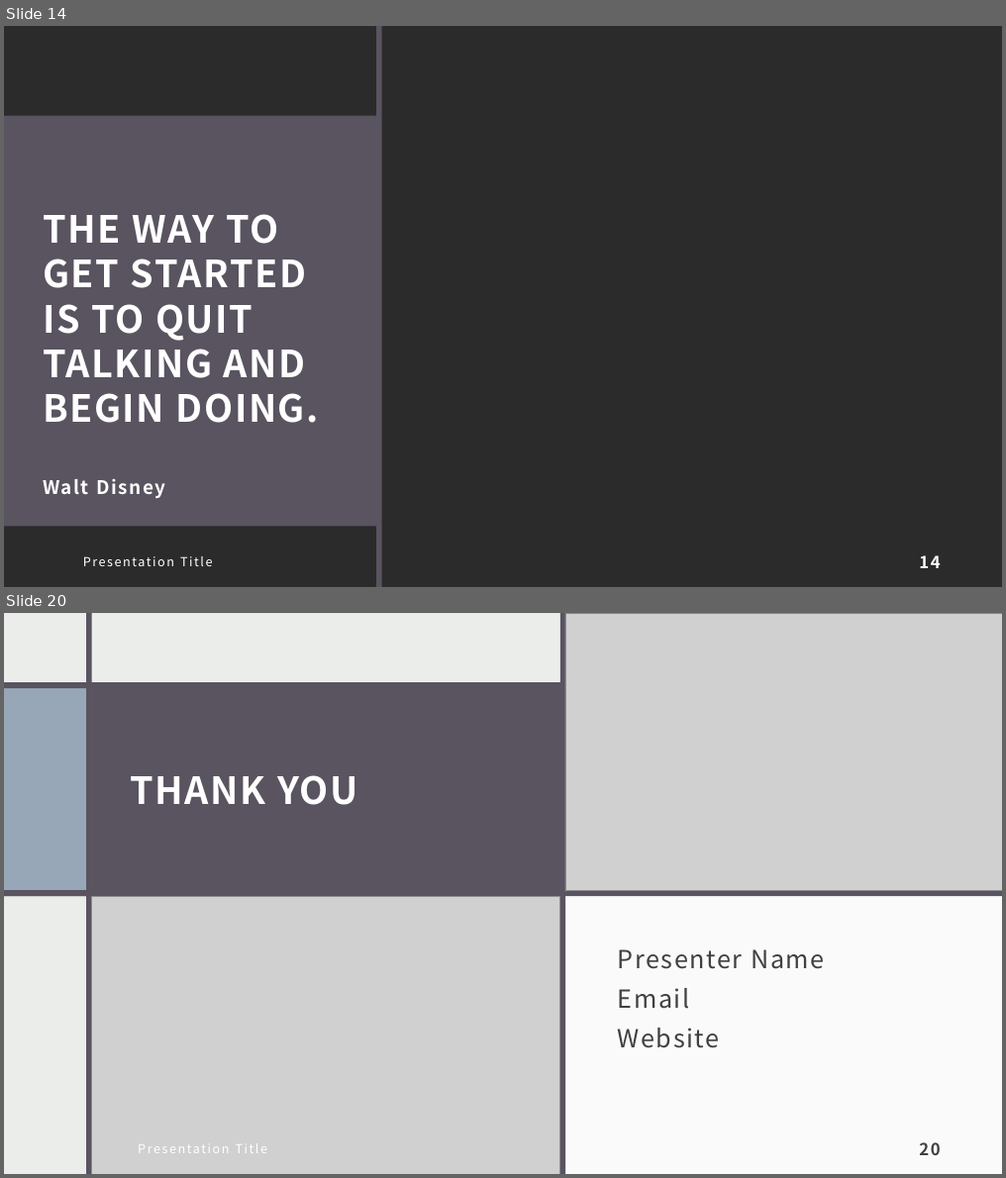
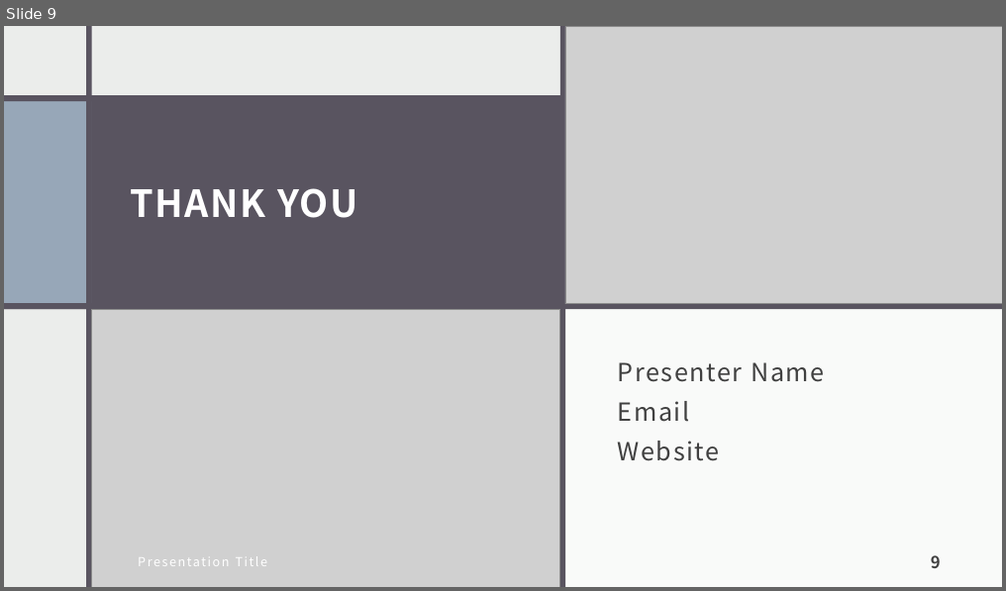
Before and after one commit to tamimcm416/product_injury, a slide deck: docs/Product Injuries.pptx. Shown one above the other, each under a label of ours: slides 14 and 20 before the commit, slide 9 after it; the slides between them are not shown. The pictures are 1006x1178 and 1006x591 pixels, drawn with LibreOffice and Linux fonts; fonts in the diff are those of the drawing; grey boxes stand for pictures; background and template pictures are left out; a plain dark background stands for a picture behind light text. Boxes give left, top, right and bottom in pixels: in the first picture for what was removed or moved away, otherwise in the second. Text is boxed around its words. In the diff, an @@ line names an element or a change of style, - is before the commit and + after.

```diff
--- a/docs/Product Injuries.pptx
+++ b/docs/Product Injuries.pptx
@@ slide 14 removed at box(4, 26, 1002, 587), background picture (left out) @@
@@ rectangle removed at box(377, 26, 382, 587) @@
@@ title removed at box(4, 116, 381, 439) @@
-THE WAY TO GET STARTED IS TO QUIT TALKING AND BEGIN DOING.
@@ text removed at box(4, 438, 381, 526) @@
-Walt Disney
@@ text removed at box(83, 557, 213, 567) @@
-Presentation Title
@@ page number removed at box(919, 556, 940, 569) @@
-14
@@ what was slide 20 is now slide 9 @@
@@ page number at box(931, 556, 941, 569): text changed @@
-20
+9
```
Also in this commit, not shown: 5 slides changed, 6 slides added, 13 other slides removed, 1 other file.
